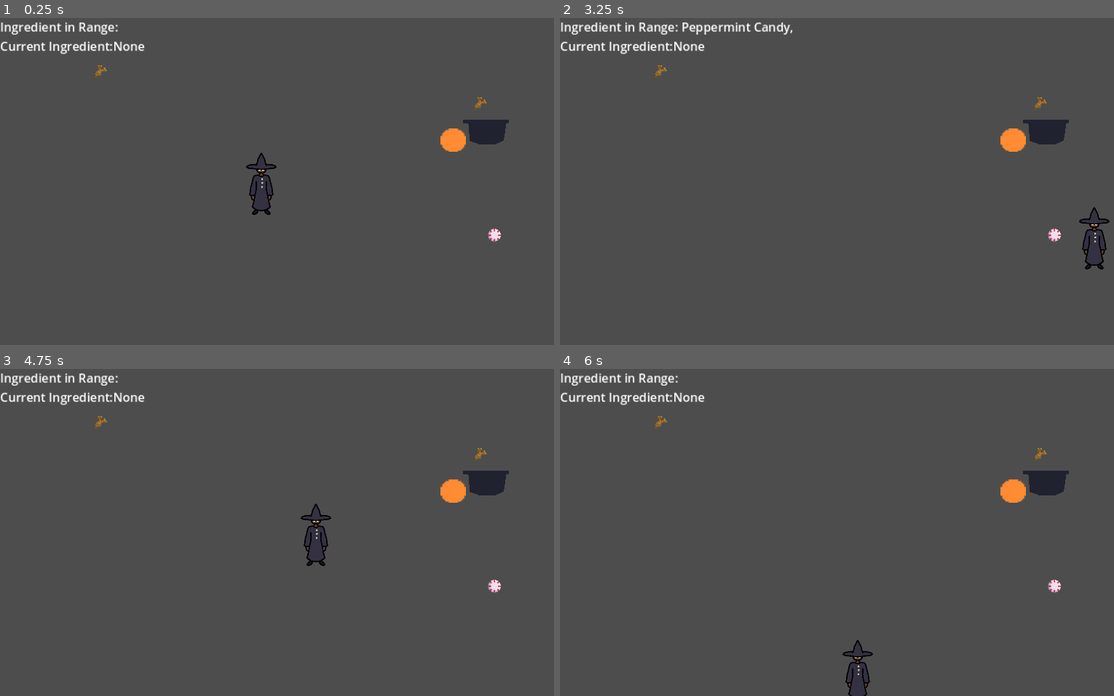
Above: before the commit, frames 1-4 (two rows, left to right).
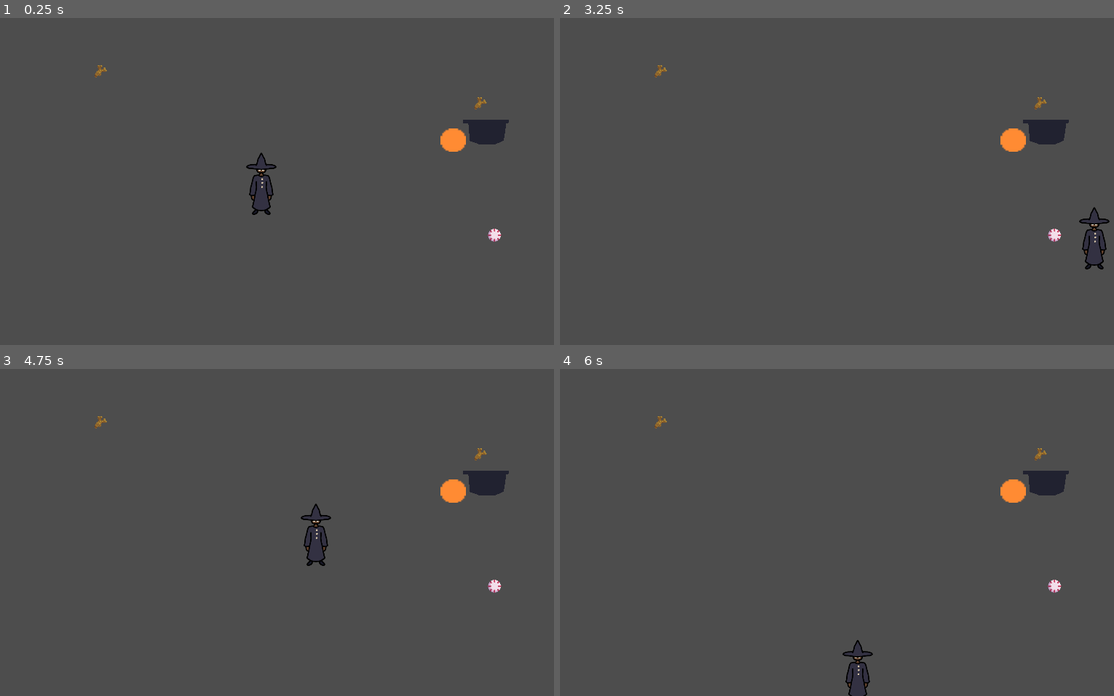
Above: after the commit, the same moments.

Repository: aryuserious/witch-in-training
Game: Godot game, scene res://scenes/level_1.tscn
The game is run twice, just before and just after one commit, with the same random seed, the same clock (stepped at 60 frames per second) and the same inputs.
Inputs:
- Up to frame 1 (0.25 s): no input
- Up to frame 2 (3.25 s): tap Enter at 0.5 s; hold D (right) 0.53-1.28 s; tap 1 (show-hide stats, bound only after the commit) at 0.6, 1.55, 2.3, 2.85 s; hold S (down) 1.28-2.03 s; tap Q (drop) at 1.35 s; hold D (right) 2.03-2.78 s; tap E (pickup) at 2.1 s; hold W (up) from 2.78 s (still down)
- Up to frame 3 (4.75 s): release W (up) at 3.53 s; hold A (left) from 3.53 s (still down); tap 1 (show-hide stats, bound only after the commit) at 3.6, 4.55 s; tap Q (drop) at 4.35 s
- Up to frame 4 (6 s): release A (left) at 5.03 s; hold S (down) 5.03-5.78 s; tap E (pickup) at 5.1 s; tap 1 (show-hide stats, bound only after the commit) at 5.3, 5.85 s; hold D (right) from 5.78 s (still down)

The runs differ from the first frame. In frame 1, 0.8% of the frame differs, in the area x 0-27%, y 1-12%; in frame 2, 1.1%, in the area x 0-43%, y 1-12%; in frame 3, 0.8%; in frame 4, 0.8%.

Commit message:
show/hide stats with 1 key

Diff:
--- a/project.godot
+++ b/project.godot
@@ -57,6 +57,11 @@
 "events": [Object(InputEventKey,"resource_local_to_scene":false,"resource_name":"","device":-1,"window_id":0,"alt_pressed":false,"shift_pressed":false,"ctrl_pressed":false,"meta_pressed":false,"pressed":false,"keycode":0,"physical_keycode":81,"key_label":0,"unicode":113,"echo":false,"script":null)
 ]
 }
+"show-hide stats"={
+"deadzone": 0.5,
+"events": [Object(InputEventKey,"resource_local_to_scene":false,"resource_name":"","device":-1,"window_id":0,"alt_pressed":false,"shift_pressed":false,"ctrl_pressed":false,"meta_pressed":false,"pressed":false,"keycode":0,"physical_keycode":49,"key_label":0,"unicode":49,"echo":false,"script":null)
+]
+}
 
 [layer_names]
 
--- a/scenes/level_1.tscn
+++ b/scenes/level_1.tscn
@@ -26,3 +26,4 @@
 position = Vector2(803, 202)
 
 [node name="Stats" parent="." instance=ExtResource("5_xuif7")]
+visible = false
--- a/scripts/stats.gd
+++ b/scripts/stats.gd
@@ -7,6 +7,8 @@
 
 
 func _process(_delta):
+    if Input.is_action_just_pressed("show-hide stats"):
+        visible = !visible
     var ingrs_in_range_string = ""
     for ingr in player_ingredients_in_range:
         ingrs_in_range_string += Ingredient.ingredient_type_as_string(ingr) + ", "
